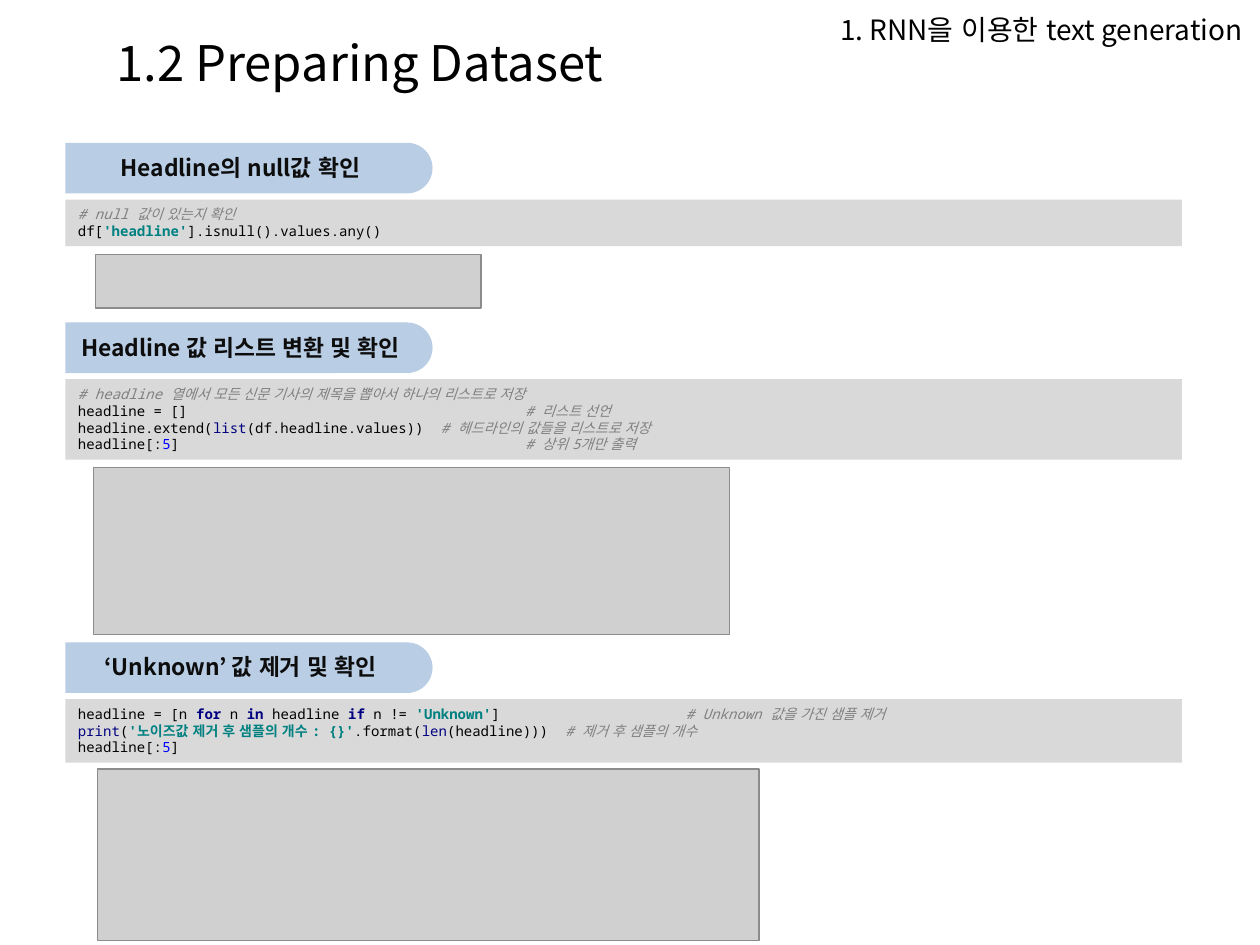
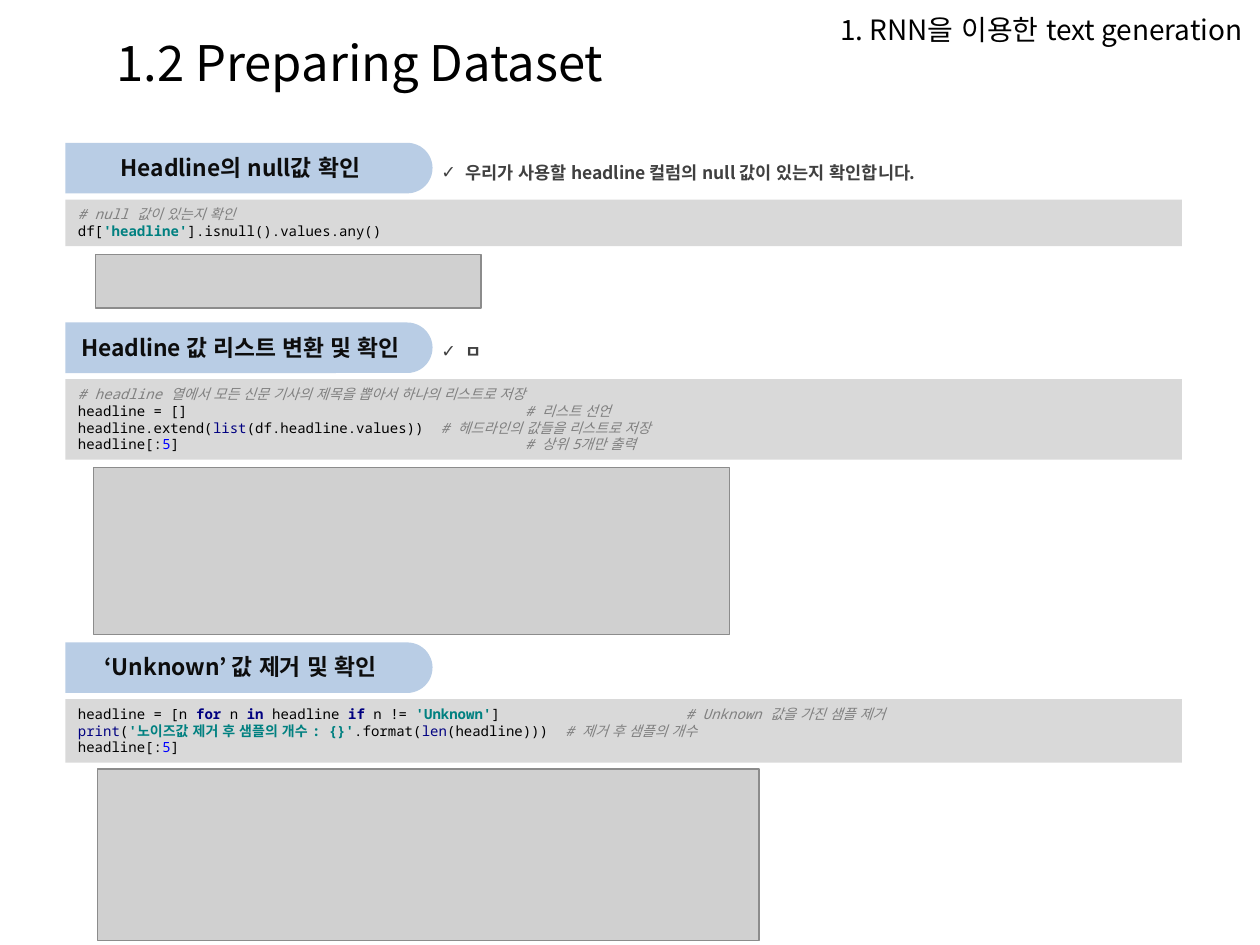
Before and after one commit to Heechul90/Tensorflow_RNN, a slide deck: slide 5 of text_generation/text_generation.pptx. Drawn at 1260x945 pixels with LibreOffice and Linux fonts; fonts in the diff are those of the drawing; grey boxes stand for pictures; background and template pictures are left out. Boxes give left, top, right and bottom in pixels: in the first picture for what was removed or moved away, otherwise in the second. Text is boxed around its words. In the diff, an @@ line names an element or a change of style, - is before the commit and + after.

```diff
--- a/text_generation/text_generation.pptx
+++ b/text_generation/text_generation.pptx
@@ text added at <box>465,164,916,181</box>, 10 pt, text #404040, bold @@
+✓ 우리가 사용할 headline 컬럼의 null 값이 있는지 확인합니다.
@@ text added at <box>465,347,481,356</box>, 10 pt, text #404040, bold @@
+✓ ㅁ
```
Also in this commit, not shown: 1 other slide changed, 13 other files.
